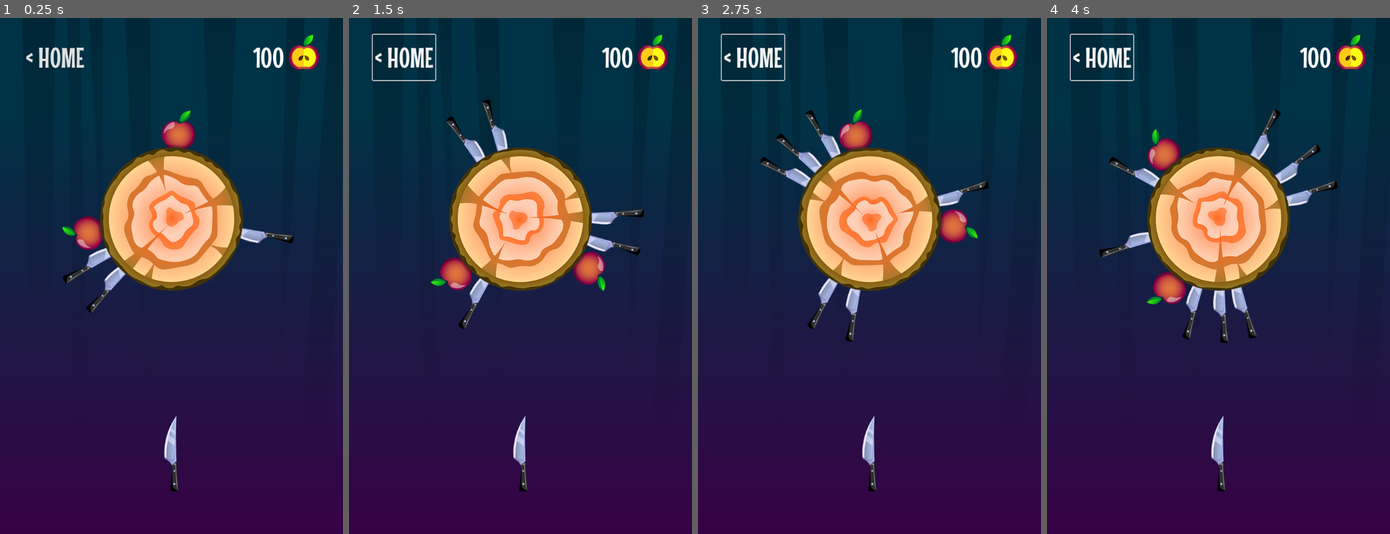
Above: before the commit, frames 1-4 (left to right).
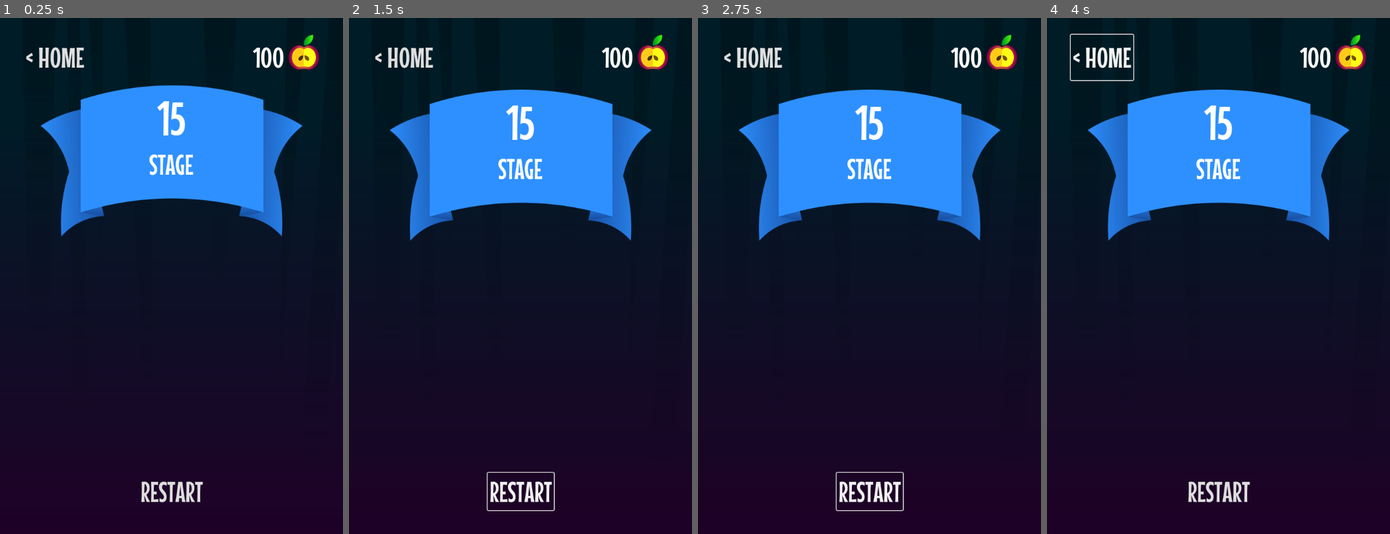
Above: after the commit, the same moments.

Repository: Alex-Grigorovich/Knife-Game
Game: Godot game, scene res://scenes/game.tscn
Same seed, same stepped clock (60 frames per second), same inputs: the game is played once before the commit and once after it. The project has no main scene, so this scene is started directly.
Inputs:
- Up to frame 1 (0.25 s): no input
- Up to frame 2 (1.5 s): click "< HOME" at 0.5 s; click "< HOME" (after the commit: "RESTART") at 1.25 s
- Up to frame 3 (2.75 s): click "< HOME" (after the commit: "RESTART") at 2 s
- Up to frame 4 (4 s): click "< HOME" (after the commit: "RESTART") at 2.75 s; click "< HOME" at 3.5 s

The runs differ from the first frame. In frame 1, 97% of the frame differs, in the area x 0-100%, y 0-100%; in frame 2, 99%; in frame 3, 99%; in frame 4, 98%.

Commit message:
Add restart screen.
Add restart screen.

Diff:
--- /dev/null
+++ b/elements/ui/restart_overlay/restart_overlay.tscn
@@ -0,0 +1,230 @@
+[gd_scene load_steps=8 format=3 uid="uid://og4uuk482vbv"]
+
+[ext_resource type="Texture2D" uid="uid://croxd6vnu7m5d" path="res://assets/banner.png" id="1_j7w1l"]
+[ext_resource type="Texture2D" uid="uid://cxc0eg6ywmqi5" path="res://assets/background.png" id="1_xrl8a"]
+[ext_resource type="Theme" uid="uid://coddn0pcj11gc" path="res://styles/main.themes.tres" id="2_cugrk"]
+
+[sub_resource type="StyleBoxTexture" id="StyleBoxTexture_aeatf"]
+content_margin_top = 11.0
+texture = ExtResource("1_j7w1l")
+
+[sub_resource type="Animation" id="Animation_6lrop"]
+resource_name = "show_overlay"
+length = 0.3
+tracks/0/type = "bezier"
+tracks/0/imported = false
+tracks/0/enabled = true
+tracks/0/path = NodePath("MarginContainer/Control/PanelContainer:position:x")
+tracks/0/interp = 1
+tracks/0/loop_wrap = true
+tracks/0/keys = {
+"handle_modes": PackedInt32Array(0, 0),
+"points": PackedFloat32Array(50, -0.25, 0, 0.25, 0, 50, -0.25, 0, 0.25, 0),
+"times": PackedFloat32Array(0, 0.3)
+}
+tracks/1/type = "bezier"
+tracks/1/imported = false
+tracks/1/enabled = true
+tracks/1/path = NodePath("MarginContainer/Control/PanelContainer:position:y")
+tracks/1/interp = 1
+tracks/1/loop_wrap = true
+tracks/1/keys = {
+"handle_modes": PackedInt32Array(0, 0),
+"points": PackedFloat32Array(-550, -0.25, 0, 0.25, 0, 0, -0.25, 0, 0.25, 0),
+"times": PackedFloat32Array(0, 0.3)
+}
+tracks/2/type = "bezier"
+tracks/2/imported = false
+tracks/2/enabled = true
+tracks/2/path = NodePath("TextureRect:modulate:r")
+tracks/2/interp = 1
+tracks/2/loop_wrap = true
+tracks/2/keys = {
+"handle_modes": PackedInt32Array(0, 0),
+"points": PackedFloat32Array(1, -0.25, 0, 0.25, 0, 0.556863, -0.25, 0, 0.25, 0),
+"times": PackedFloat32Array(0, 0.3)
+}
+tracks/3/type = "bezier"
+tracks/3/imported = false
+tracks/3/enabled = true
+tracks/3/path = NodePath("TextureRect:modulate:g")
+tracks/3/interp = 1
+tracks/3/loop_wrap = true
+tracks/3/keys = {
+"handle_modes": PackedInt32Array(0, 0),
+"points": PackedFloat32Array(1, -0.25, 0, 0.25, 0, 0.556863, -0.25, 0, 0.25, 0),
+"times": PackedFloat32Array(0, 0.3)
+}
+tracks/4/type = "bezier"
+tracks/4/imported = false
+tracks/4/enabled = true
+tracks/4/path = NodePath("TextureRect:modulate:b")
+tracks/4/interp = 1
+tracks/4/loop_wrap = true
+tracks/4/keys = {
+"handle_modes": PackedInt32Array(0, 0),
+"points": PackedFloat32Array(1, -0.25, 0, 0.25, 0, 0.556863, -0.25, 0, 0.25, 0),
+"times": PackedFloat32Array(0, 0.3)
+}
+tracks/5/type = "bezier"
+tracks/5/imported = false
+tracks/5/enabled = true
+tracks/5/path = NodePath("TextureRect:modulate:a")
+tracks/5/interp = 1
+tracks/5/loop_wrap = true
+tracks/5/keys = {
+"handle_modes": PackedInt32Array(0, 0),
+"points": PackedFloat32Array(1, -0.25, 0, 0.25, 0, 1, -0.25, 0, 0.25, 0),
+"times": PackedFloat32Array(0, 0.3)
+}
+
+[sub_resource type="Animation" id="Animation_6dopr"]
+length = 0.001
+tracks/0/type = "bezier"
+tracks/0/imported = false
+tracks/0/enabled = true
+tracks/0/path = NodePath("MarginContainer/Control/PanelContainer:position:x")
+tracks/0/interp = 1
+tracks/0/loop_wrap = true
+tracks/0/keys = {
+"handle_modes": PackedInt32Array(0),
+"points": PackedFloat32Array(50, -0.25, 0, 0.25, 0),
+"times": PackedFloat32Array(0)
+}
+tracks/1/type = "bezier"
+tracks/1/imported = false
+tracks/1/enabled = true
+tracks/1/path = NodePath("MarginContainer/Control/PanelContainer:position:y")
+tracks/1/interp = 1
+tracks/1/loop_wrap = true
+tracks/1/keys = {
+"handle_modes": PackedInt32Array(0),
+"points": PackedFloat32Array(-550, -0.25, 0, 0.25, 0),
+"times": PackedFloat32Array(0)
+}
+tracks/2/type = "bezier"
+tracks/2/imported = false
+tracks/2/enabled = true
+tracks/2/path = NodePath("TextureRect:modulate:r")
+tracks/2/interp = 1
+tracks/2/loop_wrap = true
+tracks/2/keys = {
+"handle_modes": PackedInt32Array(0),
+"points": PackedFloat32Array(1, -0.25, 0, 0.25, 0),
+"times": PackedFloat32Array(0)
+}
+tracks/3/type = "bezier"
+tracks/3/imported = false
+tracks/3/enabled = true
+tracks/3/path = NodePath("TextureRect:modulate:g")
+tracks/3/interp = 1
+tracks/3/loop_wrap = true
+tracks/3/keys = {
+"handle_modes": PackedInt32Array(0),
+"points": PackedFloat32Array(1, -0.25, 0, 0.25, 0),
+"times": PackedFloat32Array(0)
+}
+tracks/4/type = "bezier"
+tracks/4/imported = false
+tracks/4/enabled = true
+tracks/4/path = NodePath("TextureRect:modulate:b")
+tracks/4/interp = 1
+tracks/4/loop_wrap = true
+tracks/4/keys = {
+"handle_modes": PackedInt32Array(0),
+"points": PackedFloat32Array(1, -0.25, 0, 0.25, 0),
+"times": PackedFloat32Array(0)
+}
+tracks/5/type = "bezier"
+tracks/5/imported = false
+tracks/5/enabled = true
+tracks/5/path = NodePath("TextureRect:modulate:a")
+tracks/5/interp = 1
+tracks/5/loop_wrap = true
+tracks/5/keys = {
+"handle_modes": PackedInt32Array(0),
+"points": PackedFloat32Array(1, -0.25, 0, 0.25, 0),
+"times": PackedFloat32Array(0)
+}
+
+[sub_resource type="AnimationLibrary" id="AnimationLibrary_nhueh"]
+_data = {
+"RESET": SubResource("Animation_6dopr"),
+"show_overlay": SubResource("Animation_6lrop")
+}
+
+[node name="RestartOverlay" type="CanvasLayer"]
+layer = 4
+
+[node name="TextureRect" type="TextureRect" parent="."]
+anchors_preset = 15
+anchor_right = 1.0
+anchor_bottom = 1.0
+grow_horizontal = 2
+grow_vertical = 2
+texture = ExtResource("1_xrl8a")
+
+[node name="MarginContainer" type="MarginContainer" parent="."]
+anchors_preset = 15
+anchor_right = 1.0
+anchor_bottom = 1.0
+grow_horizontal = 2
+grow_vertical = 2
+theme_override_constants/margin_left = 35
+theme_override_constants/margin_top = 150
+theme_override_constants/margin_right = 35
+theme_override_constants/margin_bottom = 50
+
+[node name="Control" type="Control" parent="MarginContainer"]
+layout_mode = 2
+
+[node name="PanelContainer" type="PanelContainer" parent="MarginContainer/Control"]
+custom_minimum_size = Vector2(550, 316)
+layout_mode = 1
+anchors_preset = 5
+anchor_left = 0.5
+anchor_right = 0.5
+offset_left = -275.0
+offset_top = -550.0
+offset_right = 275.0
+offset_bottom = -234.0
+grow_horizontal = 2
+theme_override_styles/panel = SubResource("StyleBoxTexture_aeatf")
+
+[node name="VBoxContainer" type="VBoxContainer" parent="MarginContainer/Control/PanelContainer"]
+layout_mode = 2
+
+[node name="Label" type="Label" parent="MarginContainer/Control/PanelContainer/VBoxContainer"]
+layout_mode = 2
+theme = ExtResource("2_cugrk")
+theme_override_font_sizes/font_size = 100
+text = "15"
+horizontal_alignment = 1
+
+[node name="Label2" type="Label" parent="MarginContainer/Control/PanelContainer/VBoxContainer"]
+layout_mode = 2
+theme = ExtResource("2_cugrk")
+text = "STAGE"
+horizontal_alignment = 1
+
+[node name="Button" type="Button" parent="MarginContainer/Control"]
+layout_mode = 1
+anchors_preset = 7
+anchor_left = 0.5
+anchor_top = 1.0
+anchor_right = 0.5
+anchor_bottom = 1.0
+offset_left = -69.0
+offset_top = -78.0
+offset_right = 69.0
+grow_horizontal = 2
+grow_vertical = 0
+theme = ExtResource("2_cugrk")
+text = "RESTART"
+flat = true
+
+[node name="AnimationPlayer" type="AnimationPlayer" parent="."]
+autoplay = "show_overlay"
+libraries = {
+"": SubResource("AnimationLibrary_nhueh")
+}
--- a/scenes/game.tscn
+++ b/scenes/game.tscn
@@ -1,9 +1,10 @@
-[gd_scene load_steps=5 format=3 uid="uid://dkjspafqt123g"]
+[gd_scene load_steps=6 format=3 uid="uid://dkjspafqt123g"]
 
 [ext_resource type="PackedScene" uid="uid://ck6k3ajbm322f" path="res://elements/ui/hud/hud.tscn" id="1_fh6v0"]
 [ext_resource type="PackedScene" uid="uid://dqf5kbhfs0wci" path="res://elements/knife_shooter.tscn" id="1_wnnne"]
 [ext_resource type="PackedScene" uid="uid://dkr1glujhk86t" path="res://elements/Targets/target.tscn" id="2_2gxjx"]
 [ext_resource type="AudioStream" uid="uid://c741awbqkrbyr" path="res://Sounds/8-Bit-Misfits-You-Spin-Me-Round-_Like-a-Record_.wav" id="3_8mpqq"]
+[ext_resource type="PackedScene" uid="uid://og4uuk482vbv" path="res://elements/ui/restart_overlay/restart_overlay.tscn" id="5_djhnh"]
 
 [node name="Game" type="Node2D"]
 
@@ -24,3 +25,5 @@
 stream = ExtResource("3_8mpqq")
 volume_db = -10.306
 autoplay = true
+
+[node name="RestartOverlay" parent="." instance=ExtResource("5_djhnh")]
